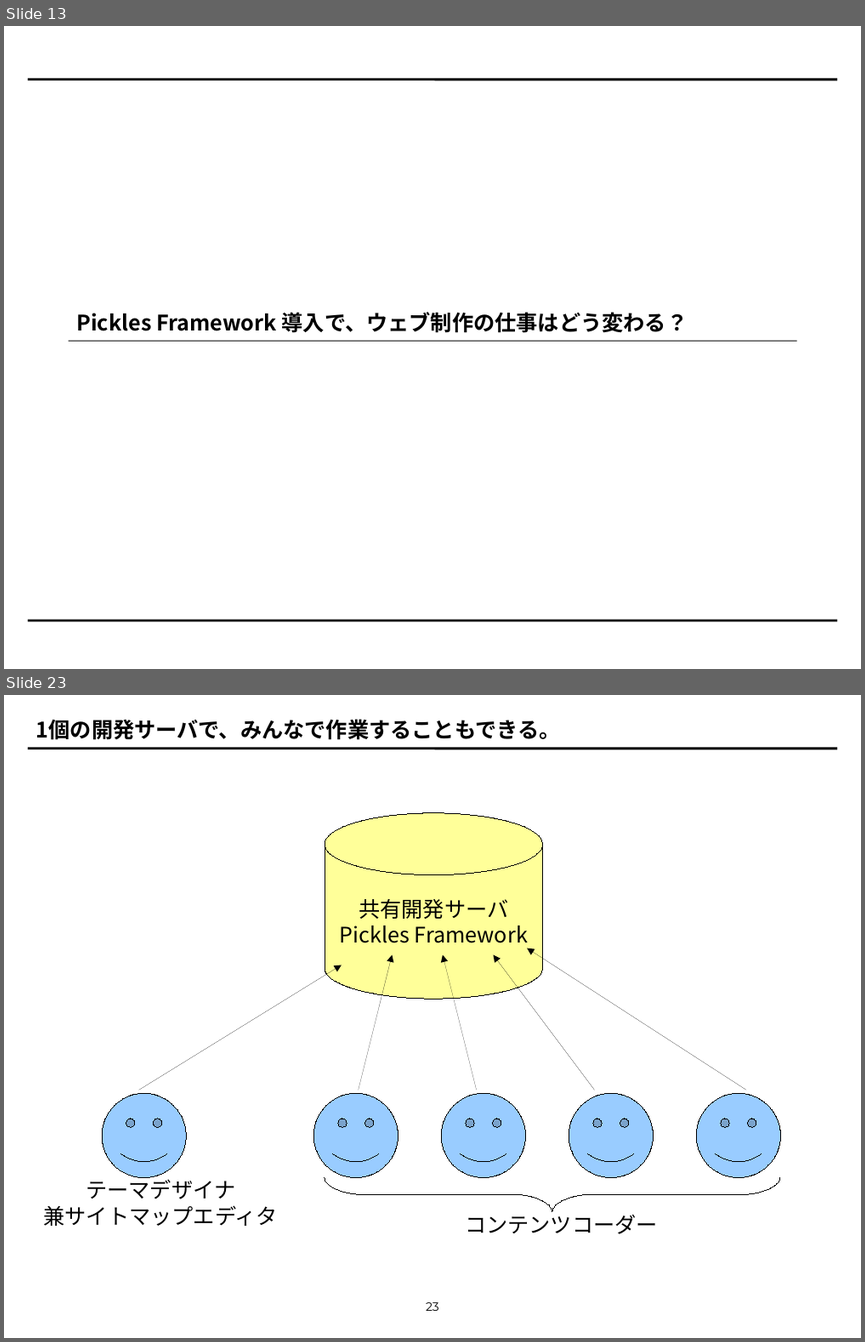
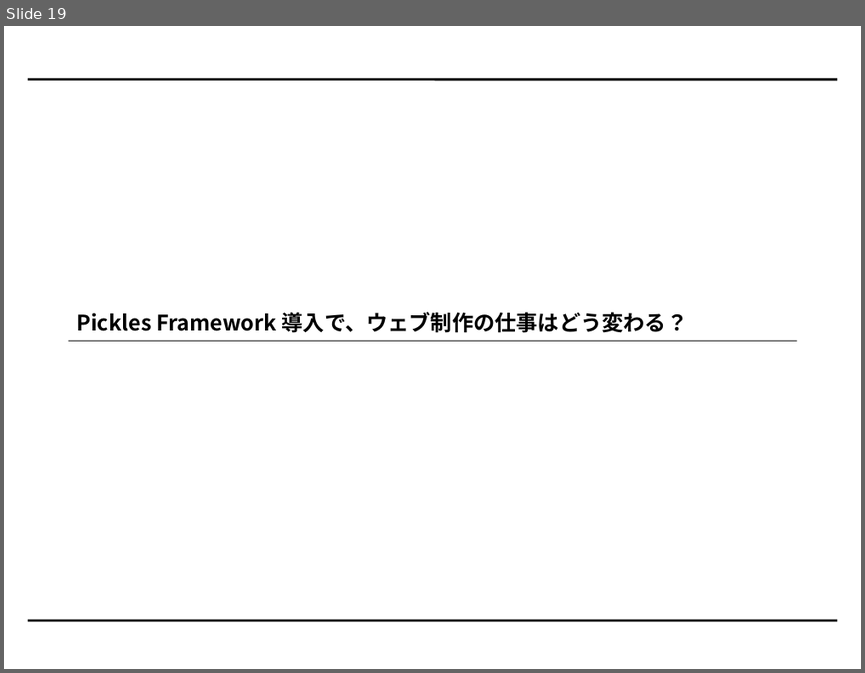
Before and after one commit to tomk79/PxDocuments, a slide deck: PxFW_invitation.odp. Shown one above the other, each under a label of ours: slides 13 and 23 before the commit, slide 19 after it; the slides between them are not shown. The pictures are 865x1342 and 865x673 pixels, drawn with LibreOffice and Linux fonts; fonts in the diff are those of the drawing. Boxes give left, top, right and bottom in pixels: in the first picture for what was removed or moved away, otherwise in the second. Text is boxed around its words. In the diff, an @@ line names an element or a change of style, - is before the commit and + after.

```diff
--- a/PxFW_invitation.odp
+++ b/PxFW_invitation.odp
@@ slide 23 removed at (4,695,861,1338), background #FFFFFF; not listed: 1 template element that a slide beside it also shows @@
@@ title removed at (36,719,561,740) @@
-1個の開発サーバで、みんなで作業することもできる。
@@ cylinder removed at (324,813,543,999) @@
-共有開発サーバ
-Pickles Framework
@@ arrow removed from (746, 1090) to (527, 947) @@
@@ arrow removed from (138, 1090) to (341, 965) @@
@@ arrow removed from (358, 1090) to (392, 954) @@
@@ arrow removed from (476, 1090) to (443, 954) @@
@@ arrow removed from (595, 1090) to (494, 954) @@
@@ smiley face removed at (102,1094,186,1178) @@
@@ smiley face removed at (313,1094,398,1178) @@
@@ smiley face removed at (441,1094,525,1178) @@
@@ smiley face removed at (568,1094,653,1178) @@
@@ smiley face removed at (696,1094,780,1178) @@
@@ text removed at (44,1176,278,1225) @@
-テーマデザイナ
-兼サイトマップエディタ
@@ freeform shape removed at (324,1178,779,1211) @@
@@ text removed at (465,1210,658,1234) @@
-コンテンツコーダー
@@ page number removed at (426,1302,439,1310) @@
-23
@@ what was slide 13 is now slide 19 @@
```
Also in this commit, not shown: 15 slides changed, 13 slides added, 8 other slides removed.
